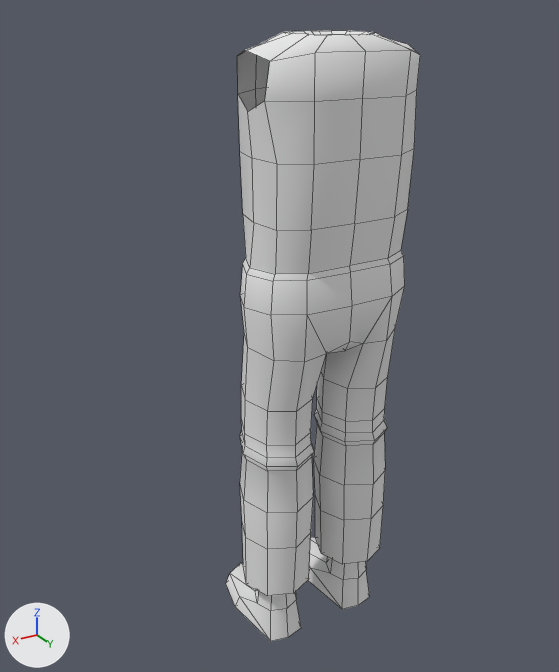
The Blender file modelsrc/playerblends/generic.blend, before and after one commit.
One viewpoint serves both versions: a 50 mm camera at (10.07, 14.95, 16.69) aimed at (0.51, -1.0, 8.72). The lights are fixed; the arrows at lower left show +X, +Y and +Z. Mesh edges are drawn as thin lines.

The scene before the commit, as lines of its bpy script (objects in view):
```python
me_generic_torso = bpy.data.meshes.new('Generic Torso')
me_generic_torso.from_pydata(...)  # 98 vertices, 80 faces; spans x -2.12..2.13, y -1.16..1.55, z 11.18..16.13
me_generic_torso.polygons.foreach_set('use_smooth', [True] * 80)
me_generic_torso.materials.append(mat_material)  # white #e7e7e7
me_rolled_down_pants_and_boots = bpy.data.meshes.new('Rolled Down Pants and Boots')
me_rolled_down_pants_and_boots.from_pydata(...)  # 250 vertices, 250 faces; spans x -2.17..2.19, y -2.44..1.44, z 0.24..11.19
me_rolled_down_pants_and_boots.polygons.foreach_set('use_smooth', [True] * 250)
me_rolled_down_pants_and_boots.materials.append(mat_material)  # white #e7e7e7
ob_generic_torso = bpy.data.objects.new('Generic Torso', me_generic_torso)
ob_generic_torso.location = (0.0, 0.0, 0.0)
ob_rolled_down_pants_and_boots = bpy.data.objects.new('Rolled Down Pants and Boots', me_rolled_down_pants_and_boots)
ob_rolled_down_pants_and_boots.location = (0.0, 0.0, 0.0)
```
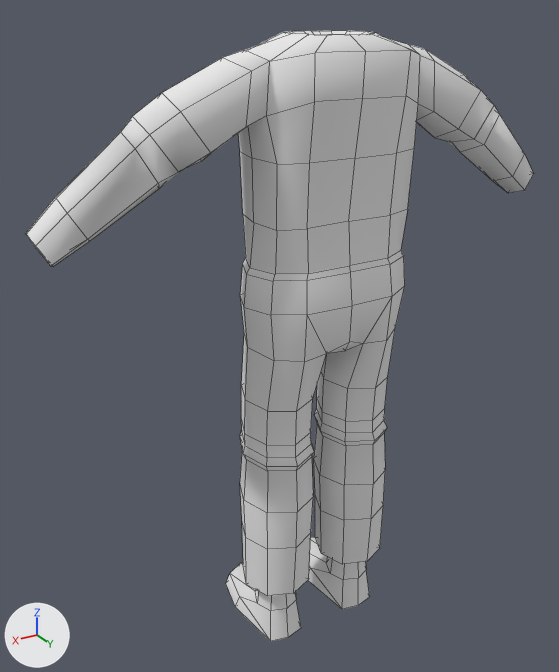
Commit message: Arm Models

The edits, one by one:
me_generic_torso has 98 vertices, 80 faces and spans x -2.12..2.13, y -1.16..1.55, z 11.18..16.13.
me_generic_torso is used by ob_generic_torso; location (0.0, 0.0, 0.0).
me_generic_torso part 1: the 1 vertex in x -1.13, y 1.4, z 12.2 is moved by (0.0, -0.17, 0.0).
me_generic_torso part 2: the 1 vertex in x -1.15, y 1.49, z 13.62 is moved by (0.0, -0.17, 0.0).
me_generic_torso part 3: the 1 vertex in x 0.01, y 1.51, z 13.63 is moved by (0.0, -0.17, 0.0).
me_generic_torso part 4: the 1 vertex in x 1.15, y 1.4, z 12.21 is moved by (0.0, -0.17, 0.0).
me_generic_torso part 5: the 1 vertex in x 1.16, y 1.49, z 13.63 is moved by (0.0, -0.17, 0.0).
me_generic_torso part 6: all 2 vertices in x -1.94..1.95, y -0.32, z 14.91 are moved by (0.0, -0.08, -0.28).
me_generic_torso part 7: all 2 vertices in x -2.06..2.07, y 0.34, z 14.62 are moved by (0.0, 0.0, -0.28).
me_generic_torso part 8: all 2 vertices in x -1.97..1.98, y 0.89, z 14.89 are moved by (0.0, 0.08, -0.28).
Mesh me_long_sleeve_arms is new.
It has 96 vertices, 84 faces and spans x -6.71..6.78, y -0.58..1.07, z 11.87..15.82.
It uses material mat_material (white #e7e7e7).
Object 'Long-Sleeve Arms' (ob_long_sleeve_arms) is new; it shows me_long_sleeve_arms.
Its location is (0.0, 0.0, 0.0).

Pixel boxes [x1, y1, x2, y2] of what changed, in the pictures (559 x 672 px; the box of a moved part takes in the faces that stretch with it):
'Generic Torso', reshaped: before [237, 30, 420, 274]; after [238, 30, 420, 274]
'Long-Sleeve Arms', added: after [25, 45, 533, 266]
part 1 of me_generic_torso, moved or reshaped: before [350, 209, 408, 266]; after [349, 209, 408, 266]
part 2 of me_generic_torso, moved or reshaped: before [395, 90, 417, 216]; after [390, 96, 418, 215]
part 3 of me_generic_torso, moved or reshaped: before [355, 95, 406, 223]; after [349, 95, 406, 221]
part 4 of me_generic_torso, moved or reshaped: before [275, 224, 355, 274]; after [275, 221, 350, 274]
part 5 of me_generic_torso, moved or reshaped: before [265, 98, 363, 230]; after [267, 98, 363, 230]
part 6 of me_generic_torso, moved or reshaped (not visible afterwards): before [237, 52, 256, 111]
part 7 of me_generic_torso, moved or reshaped: before [238, 95, 252, 158]; after [238, 127, 252, 158]
part 8 of me_generic_torso, moved or reshaped: [248, 50, 420, 164] in both
